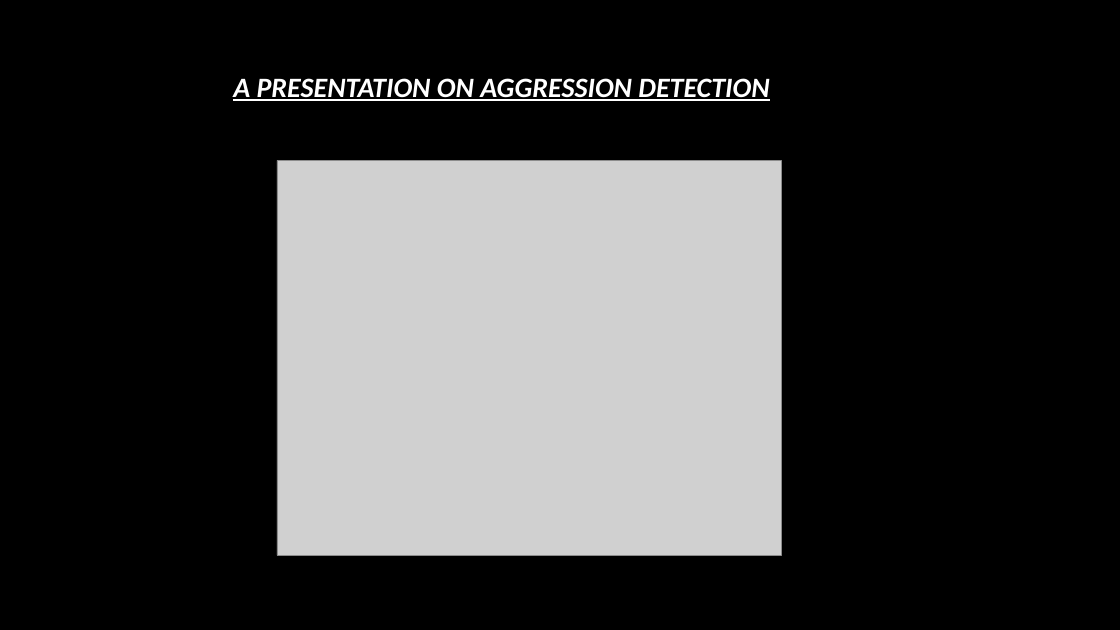
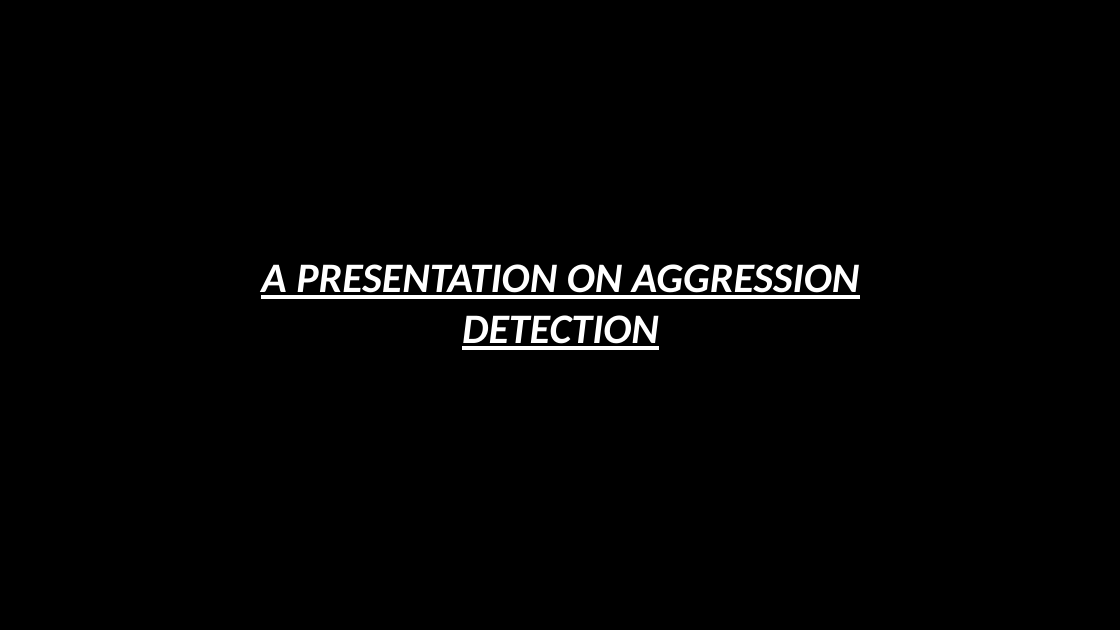
Before and after one commit to adithyar82/odu, a slide deck: slide 1 of Presentaion on Aggression.pptx. Drawn at 1120x630 pixels with LibreOffice and Linux fonts; fonts in the diff are those of the drawing; grey boxes stand for pictures; background and template pictures are left out. Boxes give left, top, right and bottom in pixels: in the first picture for what was removed or moved away, otherwise in the second. Text is boxed around its words. In the diff, an @@ line names an element or a change of style, - is before the commit and + after.

```diff
--- a/Presentaion on Aggression.pptx
+++ b/Presentaion on Aggression.pptx
@@ picture removed at (277,160,781,555) @@
@@ title "A PRESENTATION ON AGGRESSION DETECTION": place and size @@
-title "A PRESENTATION ON AGGRESSION DETECTION" at (233,78,769,101)
+title "A PRESENTATION ON AGGRESSION DETECTION" at (261,264,860,350)
@@ title "A PRESENTATION ON AGGRESSION DETECTION" at (261,264,860,350): size 24 to 36 pt @@
```
Also in this commit, not shown: 7 other slides changed, 2 slides added, 48 other files.
